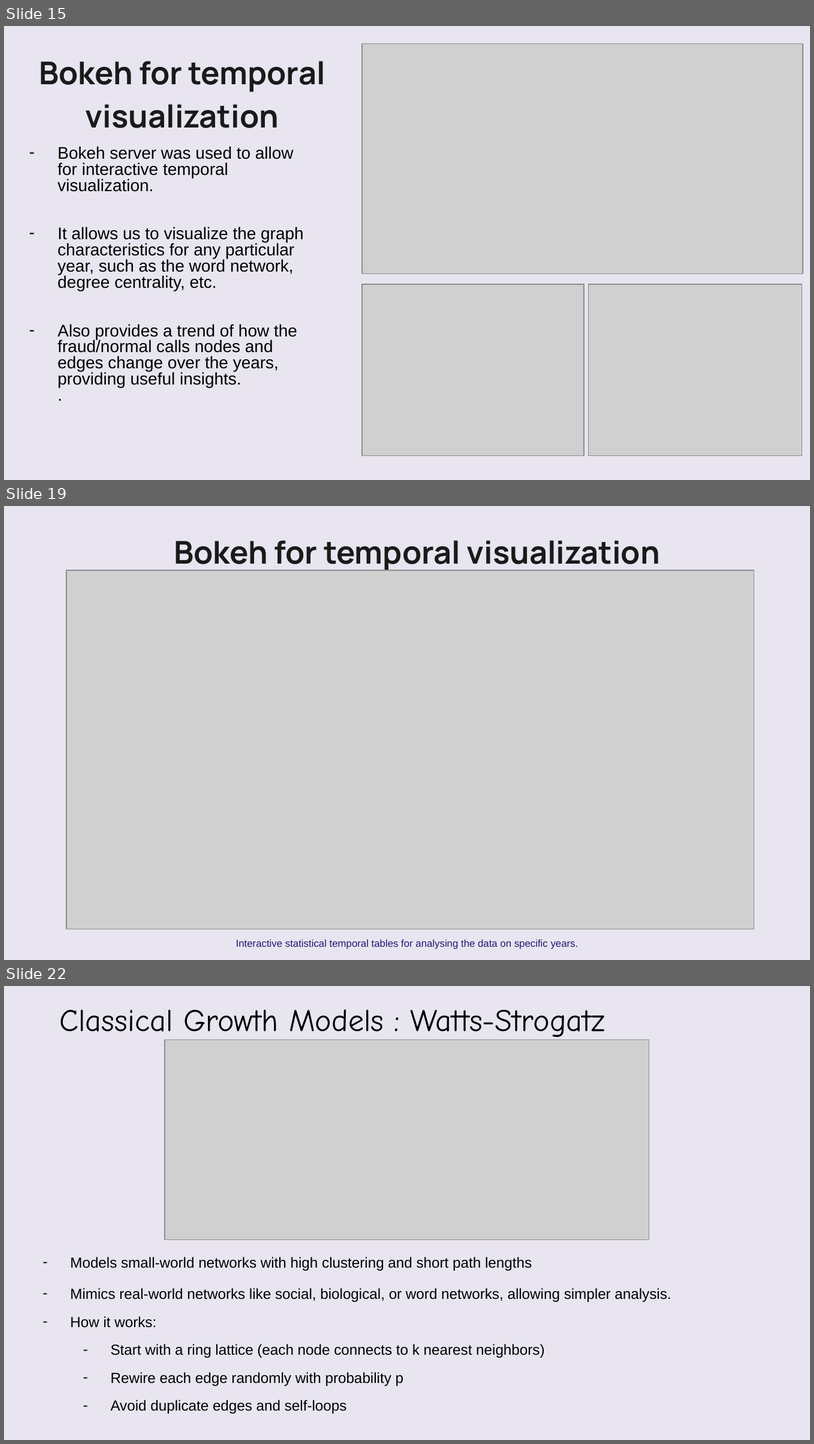
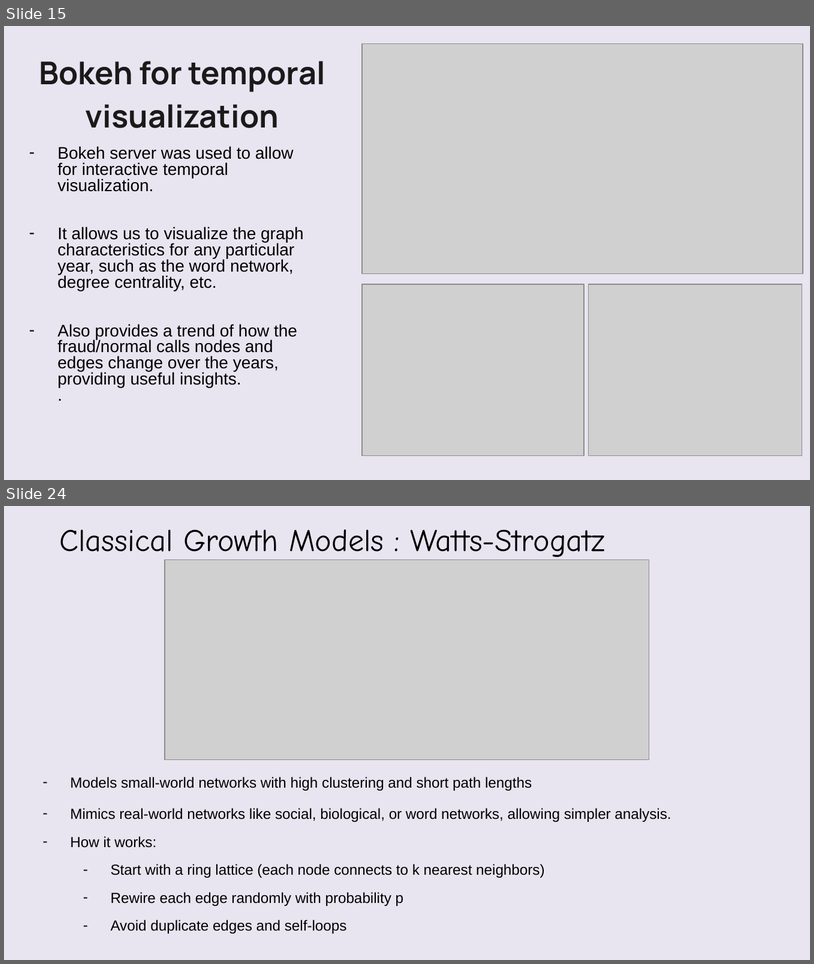
Before and after one commit to VatsalBhuva11/hoax-call-temporal-analysis, a slide deck: Group_16_SNA.pptx. Shown one above the other, each under a label of ours: slides 15, 19 and 22 before the commit, slides 15 and 24 after it; the slides between them are not shown. The pictures are 814x1444 and 814x964 pixels, drawn with LibreOffice and Linux fonts; fonts in the diff are those of the drawing; grey boxes stand for pictures; background and template pictures are left out. Boxes give left, top, right and bottom in pixels: in the first picture for what was removed or moved away, otherwise in the second. Text is boxed around its words. In the diff, an @@ line names an element or a change of style, - is before the commit and + after.

```diff
--- a/Group_16_SNA.pptx
+++ b/Group_16_SNA.pptx
@@ slide 19 removed at [4, 506, 810, 960], background picture (left out) @@
@@ freeform shape removed at [4, 506, 810, 960] @@
@@ text removed at [174, 540, 660, 571] @@
-Bokeh for temporal visualization
@@ picture removed at [66, 571, 754, 928] @@
@@ text removed at [236, 939, 579, 949] @@
-Interactive statistical temporal tables for analysing the data on specific years.
@@ what was slide 22 is now slide 24 @@
```
Also in this commit, not shown: 4 slides changed, 4 slides added, 1 other slide removed, 2 other files.
